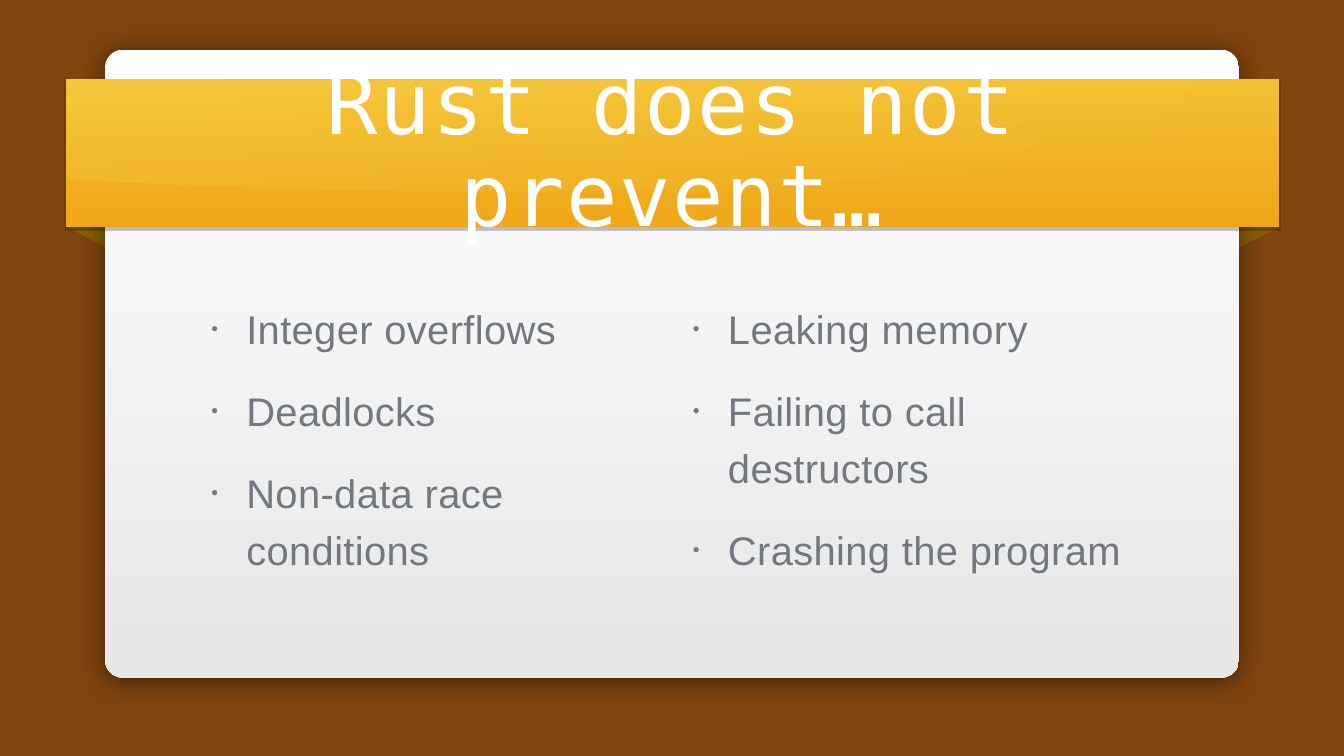
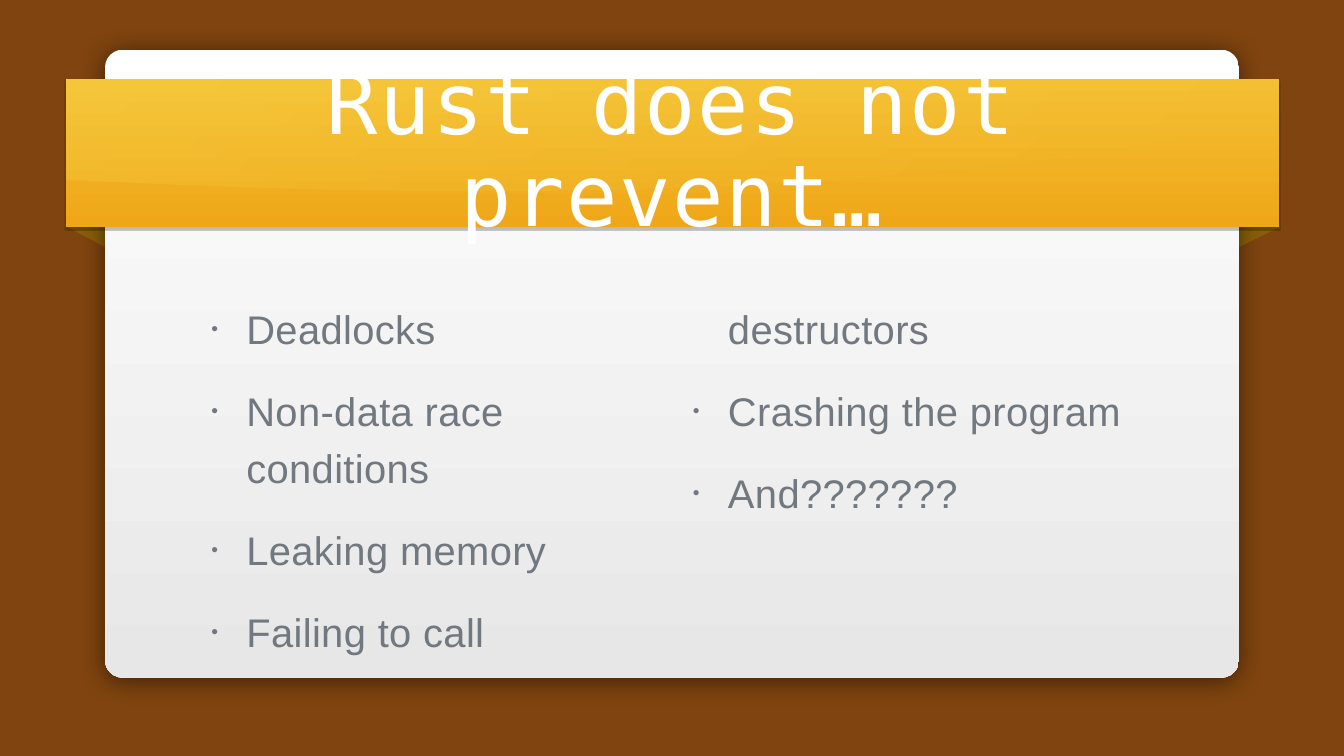
Before and after one commit to carols10cents/rust-safety-presentation, a slide deck: slide 35 of Rust Safety.pptx (slide 33 before the commit). Drawn at 1344x756 pixels with LibreOffice and Linux fonts; fonts in the diff are those of the drawing; background and template pictures are left out. Boxes give left, top, right and bottom in pixels: in the first picture for what was removed or moved away, otherwise in the second. Text is boxed around its words. In the diff, an @@ line names an element or a change of style, - is before the commit and + after.

```diff
--- a/Rust Safety.pptx
+++ b/Rust Safety.pptx
@@ text at [246,315,555,352]: paragraph removed @@
-• Integer overflows
@@ text at [728,479,958,509]: paragraph added @@
+• And???????
```
Also in this commit, not shown: 4 other slides changed, 18 slides added, 6 slides removed, 2 other files.
